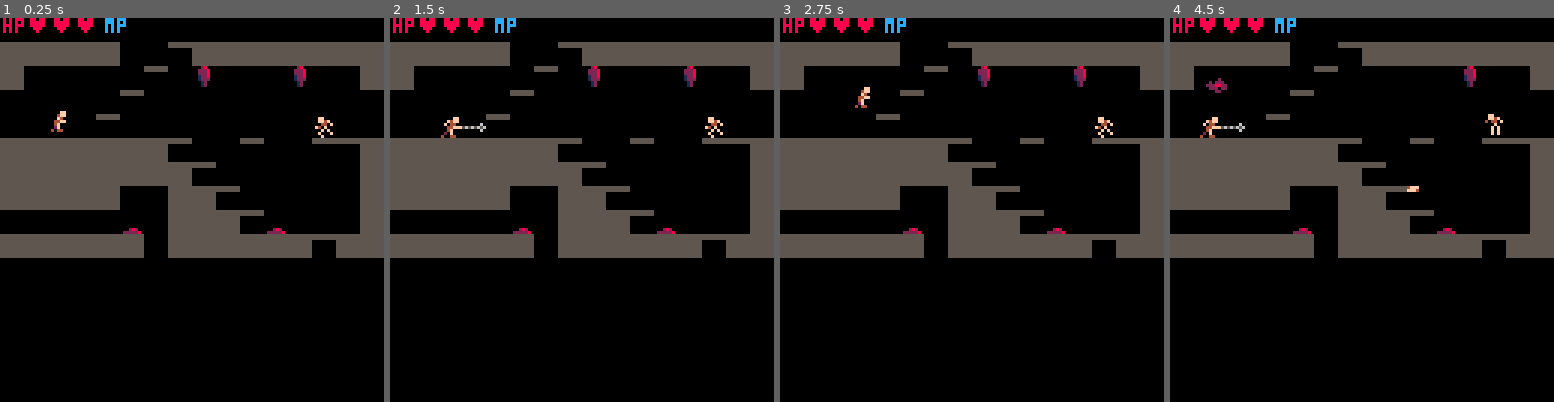
Above: before the commit, frames 1-4 (left to right).
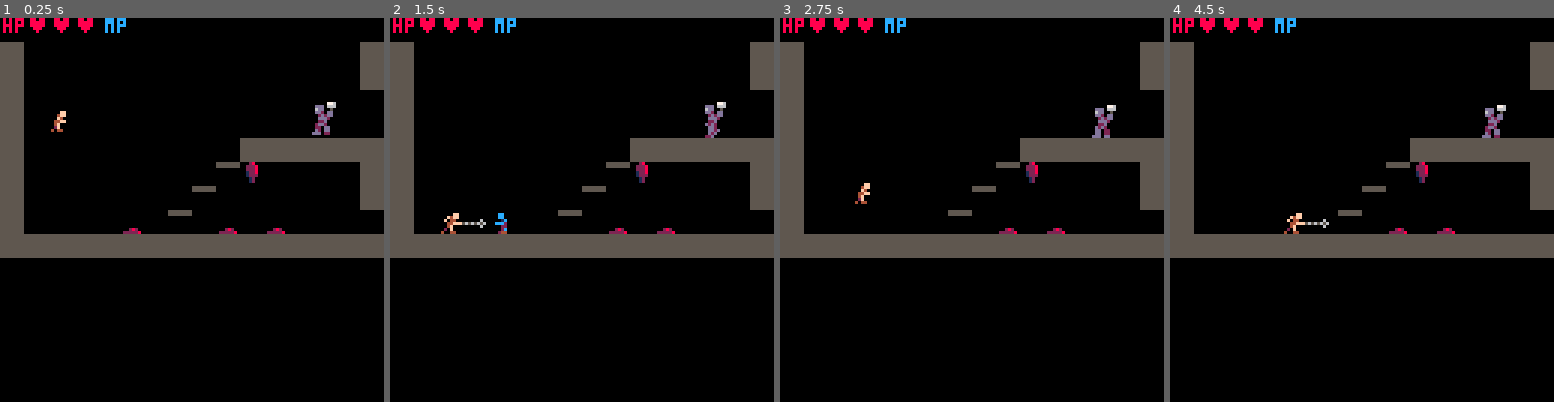
Above: after the commit, the same moments.

Repository: AddisonMink/fortrebosque
Game: PICO-8 cartridge main.p8
The game is run twice, just before and just after one commit, with the same random seed, the same clock (stepped at 60 frames per second) and the same inputs.
Inputs:
- Up to frame 1 (0.25 s): no input
- Up to frame 2 (1.5 s): tap X (X key) at 0.33, 1.07 s; tap O (Z key) at 0.7 s
- Up to frame 3 (2.75 s): hold Right 1.6-2.1 s; tap O (Z key) at 1.7, 2.1, 2.5 s; tap X (X key) at 1.85 s; hold Up 2.15-2.42 s; hold Right from 2.47 s (still down)
- Up to frame 4 (4.5 s): tap O (Z key) every 0.4 s from 2.9 to 4.1 s; tap X (X key) at 2.97, 4.08 s; release Right at 3.03 s; hold Left 3.08-3.58 s; hold Right from 4.02 s (still down)

The runs differ from the first frame. In frame 1, 18% of the frame differs, in the area x 0-100%, y 6-63%; in frame 2, 19%; in frame 3, 18%; in frame 4, 19%.

Commit message:
increase knight attack range.

Diff:
--- a/knight.lua
+++ b/knight.lua
@@ -7,7 +7,7 @@
     local attack_dur = 0.5
     local shockwave_step_dur = 0.1
     local shockwave_steps = 5
-    local attack_range = 12
+    local attack_range = 16
 
     -- local functions
     local function shockwave_add(body, entities)
--- a/main.p8
+++ b/main.p8
@@ -22,7 +22,7 @@
 		end
 	end
 
-	player = player_new(16 + 128, 48 + 80 - 40)
+	player = player_new(16, 48 + 80 - 40)
 	room = room_map["0,1"]
 	room.init(player)
 	state = "play"
